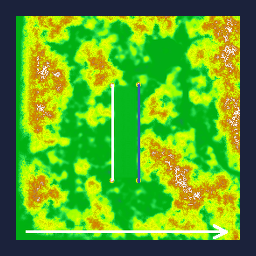
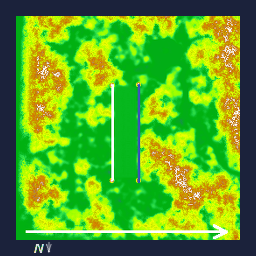
Comparing the layer stacks of the two 256px x 256px images. Changes:
added layer "dir" above "landscape.bmp" over 34, 241, 53, 254
